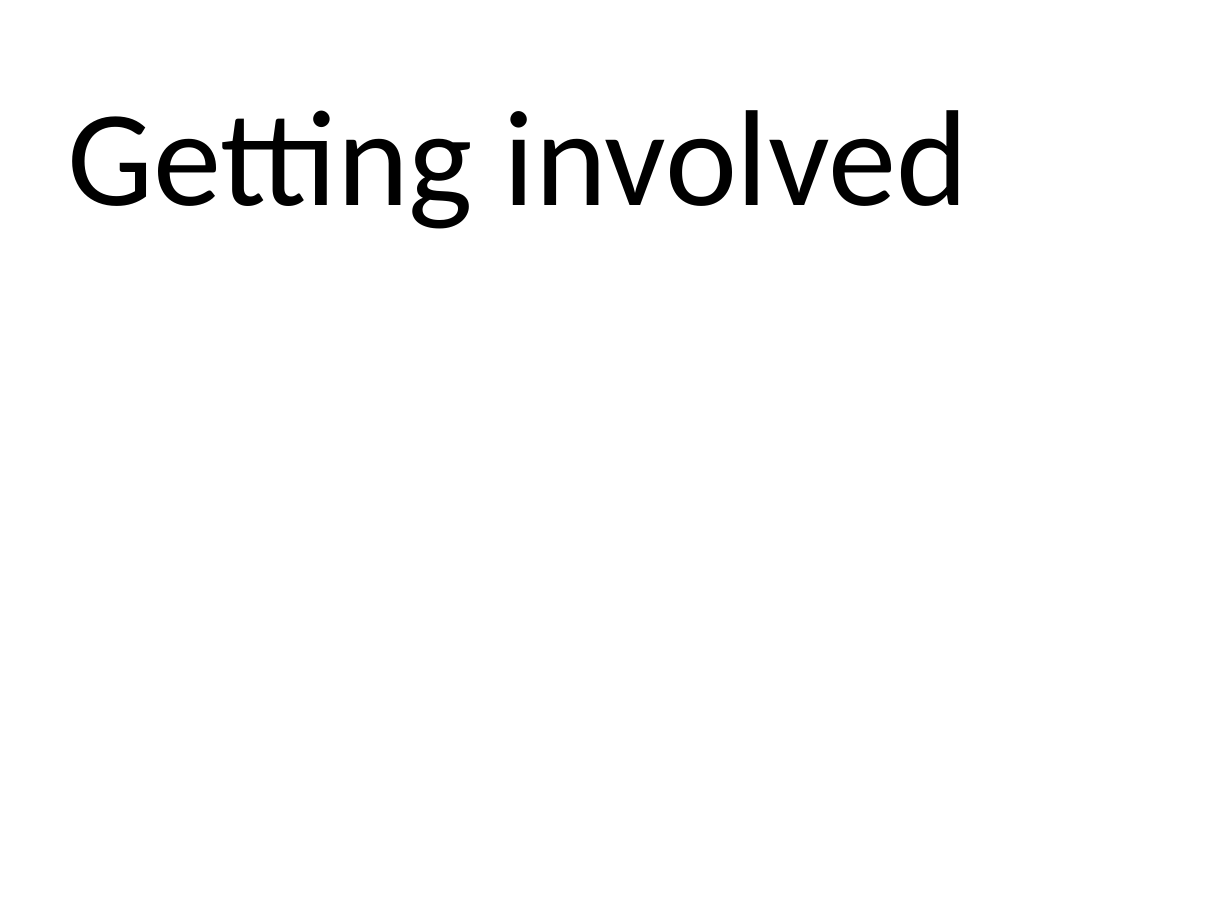
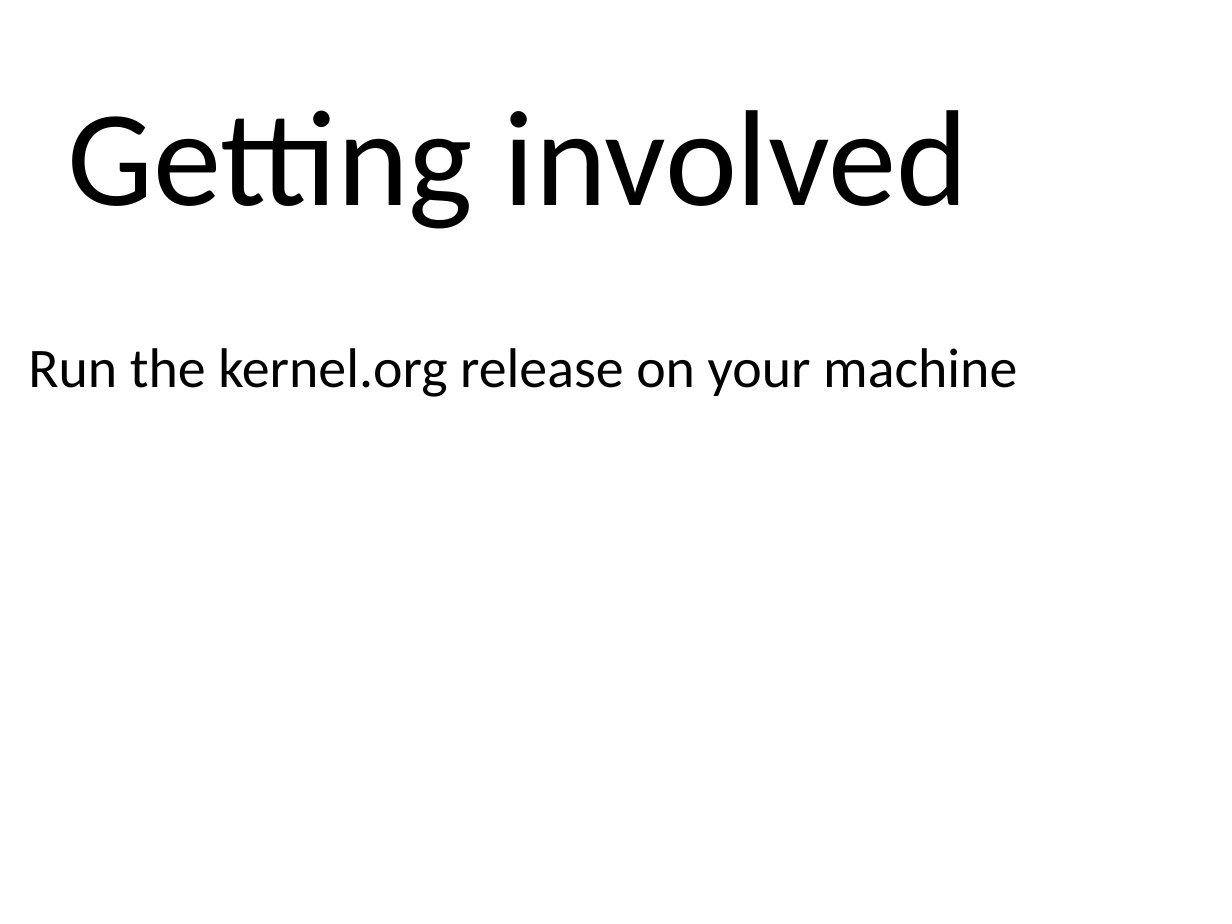
Before and after one commit to gregkh/kernel-development, a slide deck: slide 24 of kernel-development.odp (slide 21 before the commit). Drawn at 1232x924 pixels with LibreOffice and Linux fonts; fonts in the diff are those of the drawing. Boxes give left, top, right and bottom in pixels: in the first picture for what was removed or moved away, otherwise in the second. Text is boxed around its words. In the diff, an @@ line names an element or a change of style, - is before the commit and + after.

```diff
--- a/kernel-development.odp
+++ b/kernel-development.odp
@@ text added at [28, 348, 1017, 397], 36 pt, text #000000 @@
+Run the kernel.org release on your machine
```
Also in this commit, not shown: 14 other slides changed, 4 slides added, 1 slide removed, 3 other files.
